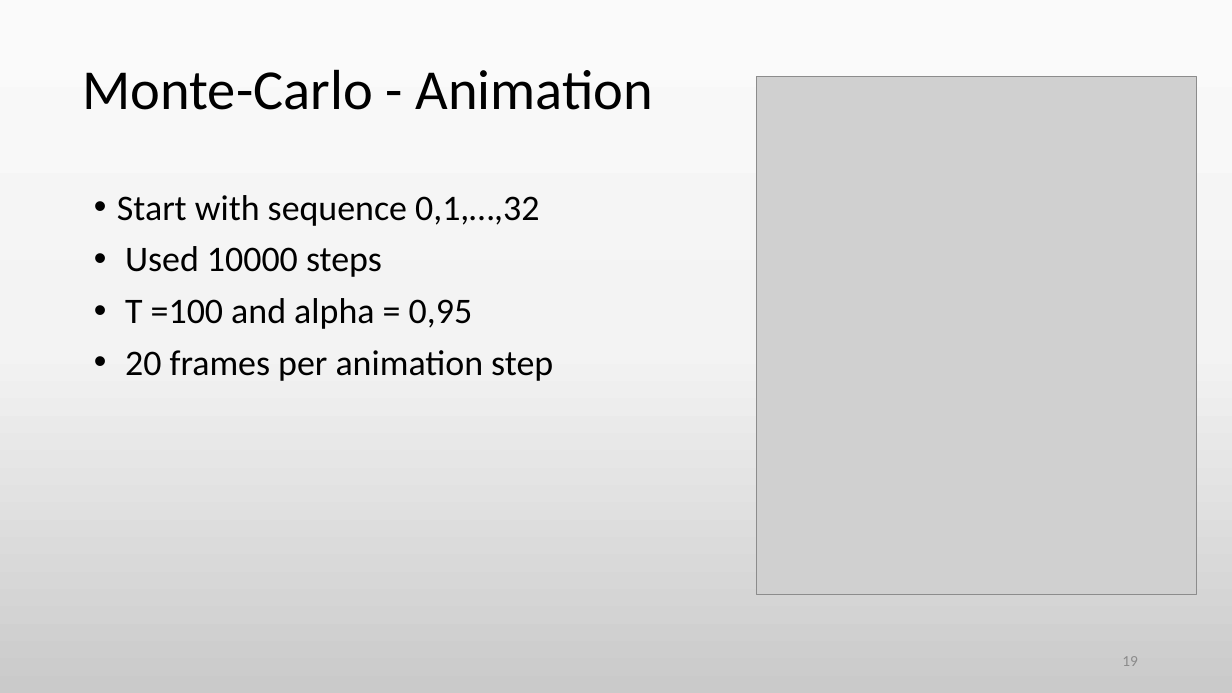
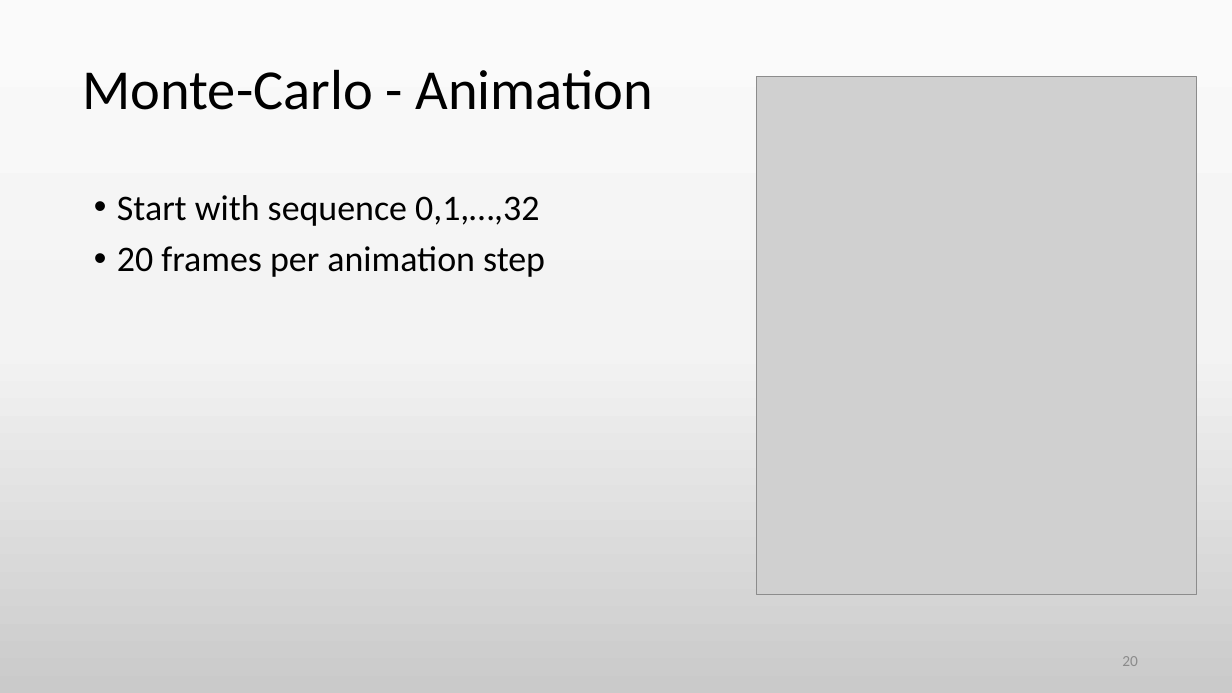
Before and after one commit to jzimm24/CompPhys2425, a slide deck: slide 20 of tsp_Vortrag.pptm (slide 19 before the commit). Drawn at 1232x693 pixels with LibreOffice and Linux fonts; fonts in the diff are those of the drawing; grey boxes stand for pictures. Boxes give left, top, right and bottom in pixels: in the first picture for what was removed or moved away, otherwise in the second. Text is boxed around its words. In the diff, an @@ line names an element or a change of style, - is before the commit and + after.

```diff
--- a/tsp_Vortrag.pptm
+++ b/tsp_Vortrag.pptm
@@ text at <box>125,246,473,329</box>: paragraphs removed @@
-• Used 10000 steps
-• T =100 and alpha = 0,95
@@ page number at <box>1122,656,1138,666</box>: text changed @@
-19
+20
```
Also in this commit, not shown: 10 other slides changed, 2 slides added, 1 slide removed, 1 other file.
